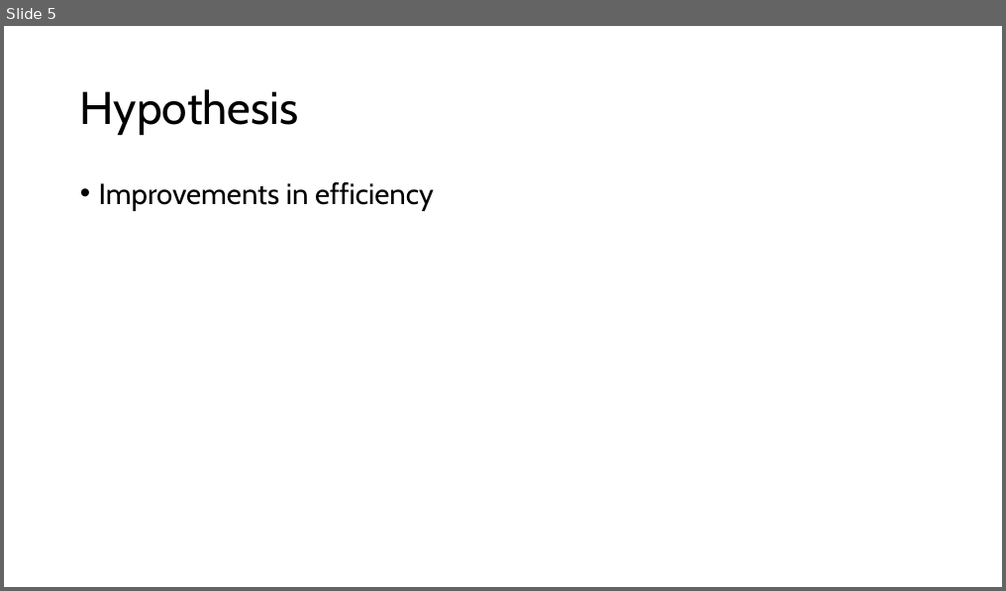
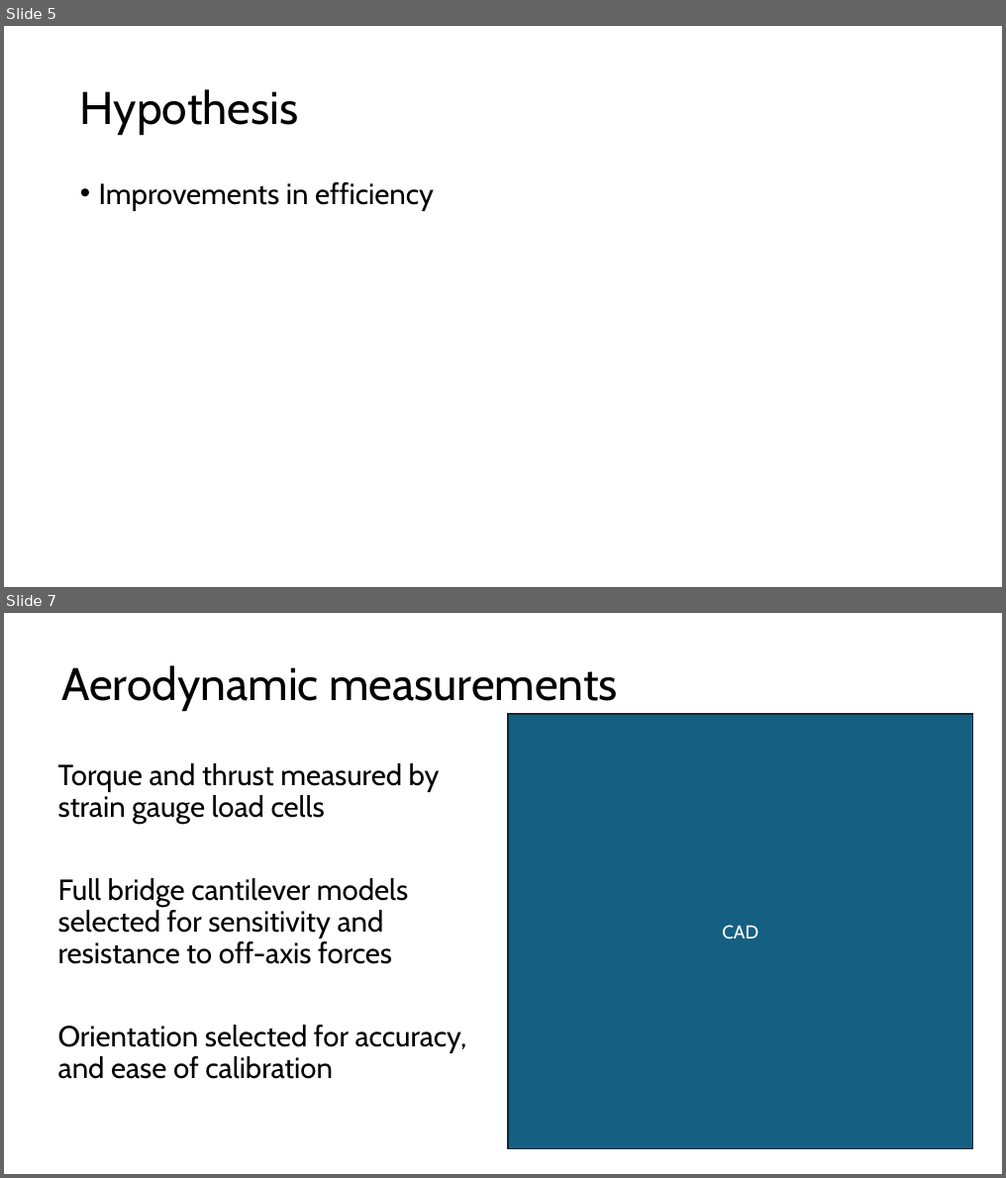
Before and after one commit to lpender3672/propeller-acoustics, a slide deck: deliverables/michaelmas_presentation.pptx. Shown one above the other, each under a label of ours: slide 5 before the commit, slides 5 and 7 after it; the slides between them are not shown. The pictures are 1006x591 and 1006x1178 pixels, drawn with LibreOffice and Linux fonts; fonts in the diff are those of the drawing. Boxes give left, top, right and bottom in pixels: in the first picture for what was removed or moved away, otherwise in the second. Text is boxed around its words. In the diff, an @@ line names an element or a change of style, - is before the commit and + after.

```diff
--- a/deliverables/michaelmas_presentation.pptx
+++ b/deliverables/michaelmas_presentation.pptx
@@ slide 7 added at [4, 613, 1002, 1174], background #FFFFFF @@
@@ title added at [61, 665, 618, 711], 44 pt, text #000000 @@
+Aerodynamic measurements
@@ rectangle added at [508, 714, 973, 1150], fill #156082, outline #092A39 1.5 pt, 18 pt, text #FFFFFF @@
+CAD
@@ text added at [58, 763, 467, 1079], 28 pt, text #000000 @@
+Torque and thrust measured by strain gauge load cells
+Full bridge cantilever models selected for sensitivity and resistance to off-axis forces
+Orientation selected for accuracy, and ease of calibration
```
Also in this commit, not shown: 3 slides changed, 3 other slides added, 2 slides removed.
